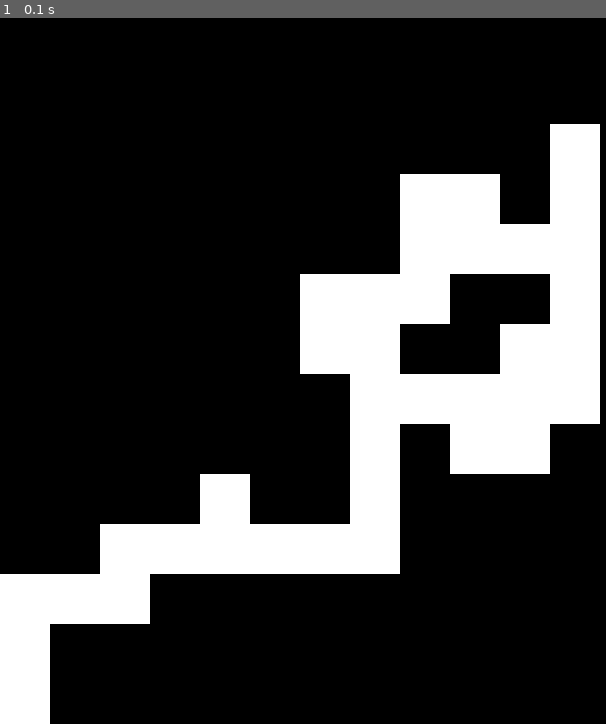
Above: before the commit, frame 1.
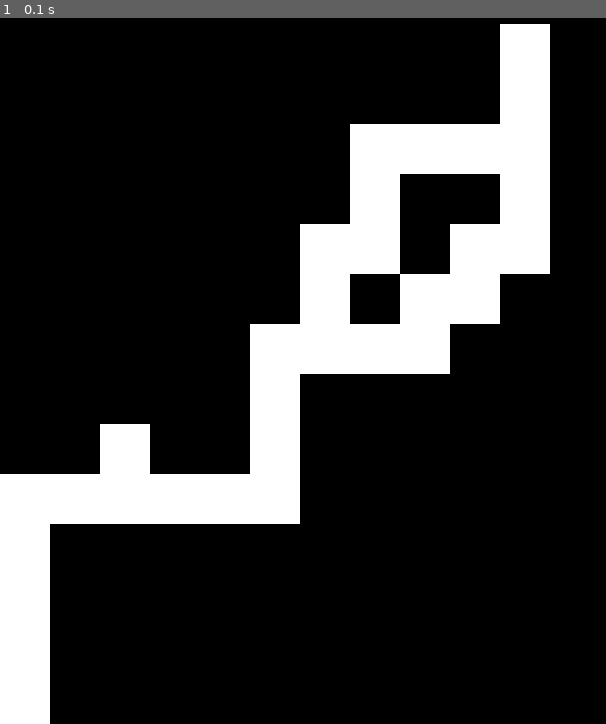
Above: after the commit, the same moment.

Repository: alain2op/maze-pygame
Game: pygame game, started from maze.py
Same seed, same stepped clock (60 frames per second), same inputs: the game is played once before the commit and once after it.
Inputs:
- Up to frame 1 (0.1 s): no input

The runs differ from the first frame. In frame 1, 29% of the frame differs, in the area x 0-100%, y 0-86%.

Commit message:
squares removed but loops exist and maze generated

Diff:
--- a/maze.py
+++ b/maze.py
@@ -2,6 +2,15 @@
 import pygame
 import random
 import math
+def tile_checker(maze):
+    rows, cols = maze.shape
+
+    for i in range(rows - 1):
+        for j in range(cols - 1):
+            if maze[i, j] == 0 and maze[i, j+1] == 0 and maze[i+1, j] == 0 and maze[i+1, j+1] == 0:
+                return False
+
+    return True
 #after each iteration, the probability to move towards end point increases of the path using this fn
 def probs_change(probs,inc,size):
     for i in range(4):
@@ -46,29 +55,37 @@
             tile=start
             maze[int(tile[0]),int(tile[1])]=0
         else:
-            if(tile[0]/(size-1)==0):
-                move=np.array([-1,0])
-                choice=edge_choice(probs,move,moves)
-            elif(tile[0]/(size-1)==1):
-                move=np.array([1,0])
-                choice=edge_choice(probs,move,moves)
-            elif(tile[1]/(size-1)==0):
-                move=np.array([0,-1])
-                choice=edge_choice(probs,move,moves)
-            elif(tile[1]/(size-1)==1):
-                move=np.array([0,1])
-                choice=edge_choice(probs,move,moves)
-            else:
-                choice=random.choices(list(moves),probs)[0]
-            tile[0]+=choice[0]
-            tile[1]+=choice[1]
-            maze[int(tile[0]),int(tile[1])]=0
-            probs=probs_change(probs,inc,size)
+            while True:
+                if(tile[0]/(size-1)==0):
+                    move=np.array([-1,0])
+                    choice=edge_choice(probs,move,moves)
+                elif(tile[0]/(size-1)==1):
+                    move=np.array([1,0])
+                    choice=edge_choice(probs,move,moves)
+                elif(tile[1]/(size-1)==0):
+                    move=np.array([0,-1])
+                    choice=edge_choice(probs,move,moves)
+                elif(tile[1]/(size-1)==1):
+                    move=np.array([0,1])
+                    choice=edge_choice(probs,move,moves)
+                else:
+                    choice=random.choices(list(moves),probs)[0]
+                tile[0]+=choice[0]
+                tile[1]+=choice[1]
+                maze[int(tile[0]),int(tile[1])]=0
+                if(tile_checker(maze)):
+                    probs=probs_change(probs,inc,size)
+                    break
+                else:
+                    maze[int(tile[0]),int(tile[1])]=1
+                    tile[0]-=choice[0]
+                    tile[1]-=choice[1]
     return maze
 def maze_generator(level):
     size=5+2*level
     start=np.array([(size-1)/2,(size-1)/2])
     vertex=random.randint(0,3)
+    moves=(np.array([0,1]),np.array([1,0]),np.array([0,-1]),np.array([-1,0]))
     end=np.array([0,0])
     if vertex==0:
         end=np.array([0,0])
@@ -79,6 +96,33 @@
     else:
         end=np.array([0,size-1])
     maze=path_generator(size,start,end)
+    for i in range(0):
+        zeros=np.where(maze==0)
+        poss_moves=[]
+        rand_zero=random.randint(0,zeros[0].size-1)
+        tile=np.array([zeros[0][rand_zero],zeros[1][rand_zero]])
+        if((tile[0]/(size-1)==0 or tile[0]/(size-1)==1) and (tile[1]/(size-1)==0 or tile[1]/(size-1)==1)):
+            continue
+        elif(tile[0]/(size-1)==0):
+            poss_moves=[0,1,2]
+        elif(tile[0]/(size-1)==1):
+            poss_moves=[0,2,3]
+        elif(tile[1]/(size-1)==1):
+            poss_moves=[1,2,3]
+        elif(tile[1]/(size-1)==0):
+            poss_moves=[0,1,3]
+        else:
+            poss_moves=[0,1,2,3]
+        while(len(poss_moves)>0):
+            move=random.choice(poss_moves)
+            tile+=moves[move]
+            maze[int(tile[0]),int(tile[1])]=0
+            if tile_checker(maze):
+                break
+            else:
+                maze[int(tile[0]),int(tile[1])]=1
+                tile-=moves[move]
+                poss_moves.remove(move)
     return maze
 
 pygame.init()
